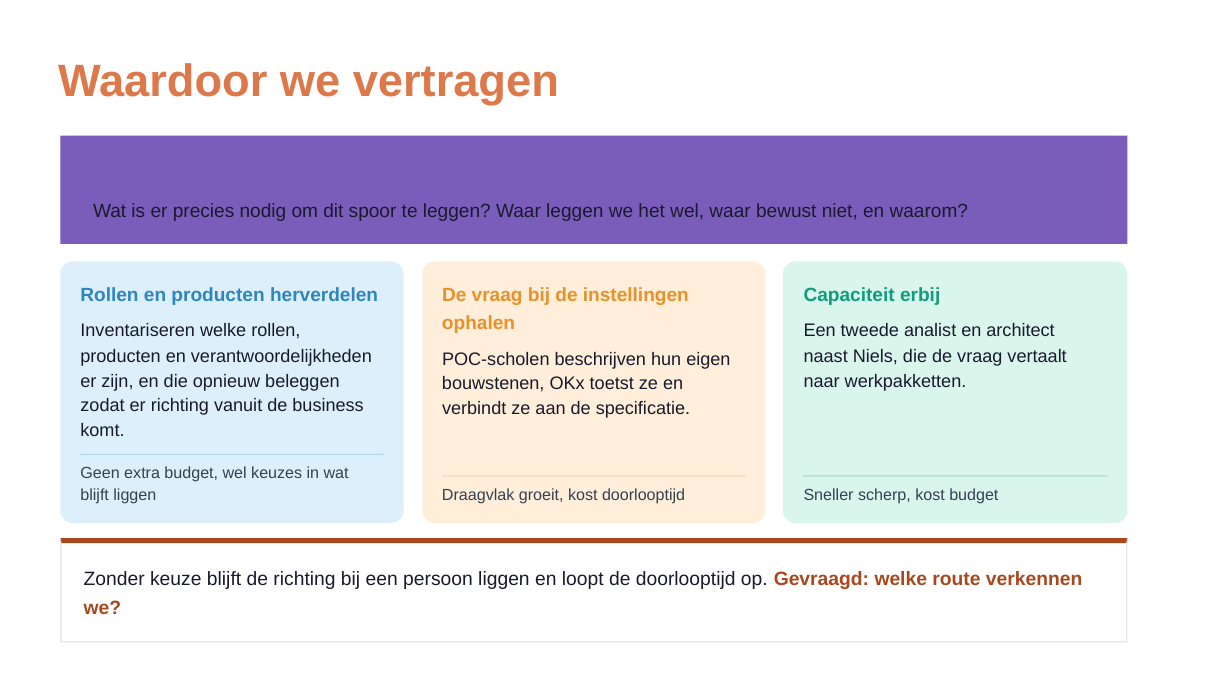
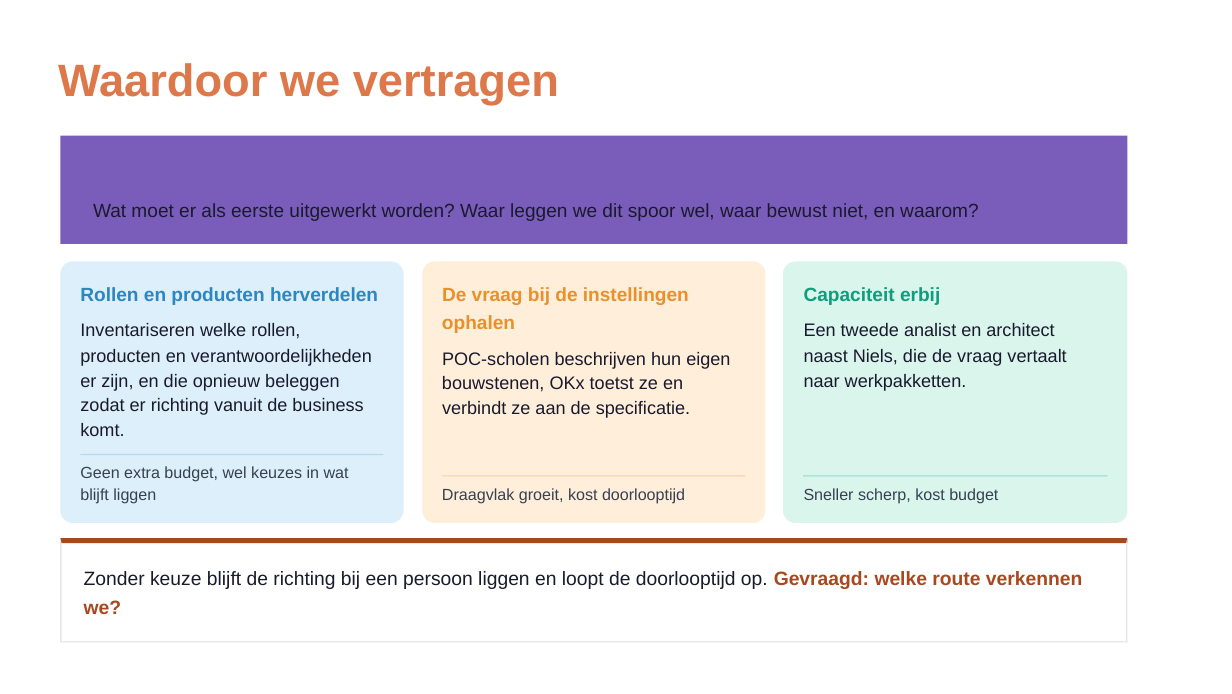
Before and after one commit to Npuls-OKx/meta, a slide deck: slide 12 of presentaties/export/260904_ai_houdbaarheid/260904_ai_houdbaarheid.pptx. Drawn at 1232x694 pixels with LibreOffice and Linux fonts; fonts in the diff are those of the drawing; background and template pictures are left out. Boxes give left, top, right and bottom in pixels: in the first picture for what was removed or moved away, otherwise in the second. Text is boxed around its words. In the diff, an @@ line names an element or a change of style, - is before the commit and + after.

```diff
--- a/presentaties/export/260904_ai_houdbaarheid/260904_ai_houdbaarheid.pptx
+++ b/presentaties/export/260904_ai_houdbaarheid/260904_ai_houdbaarheid.pptx
@@ text at (93,203,979,221): text changed @@
-Wat is er precies nodig om dit spoor te leggen? Waar leggen we het wel, waar bewust niet, en waarom?
+Wat moet er als eerste uitgewerkt worden? Waar leggen we dit spoor wel, waar bewust niet, en waarom?
```
Also in this commit, not shown: 1 slide added, 2 other files.
